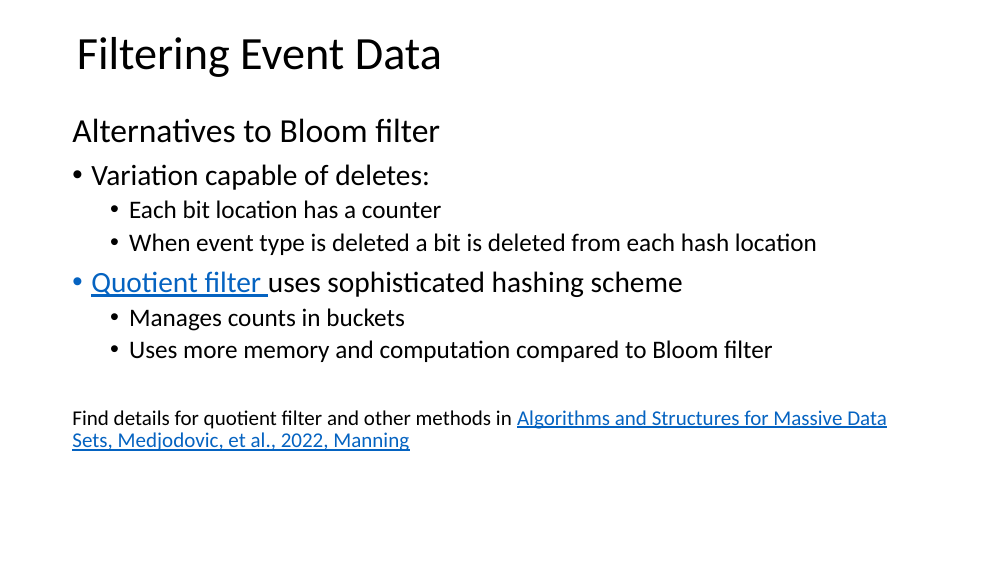
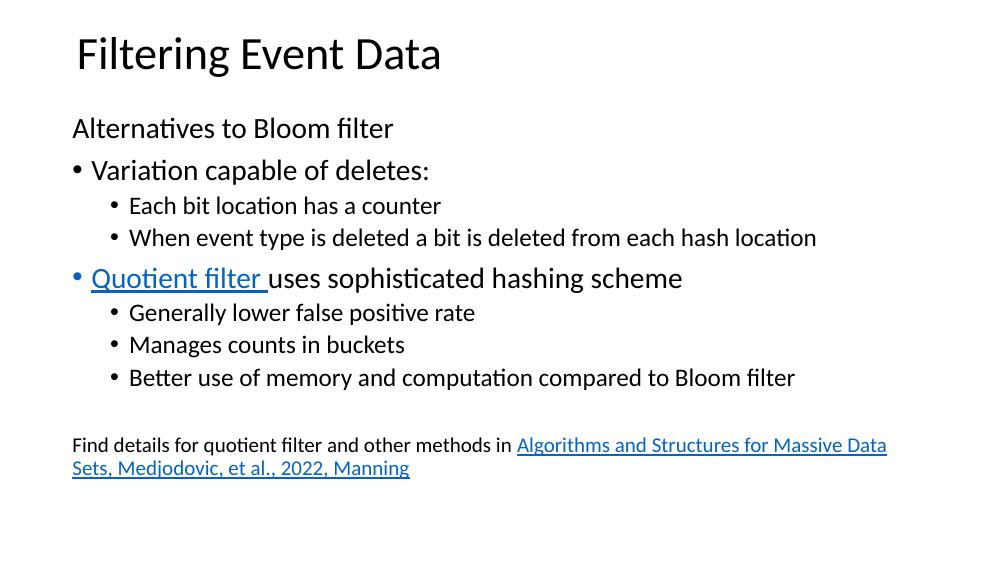
Before and after one commit to StephenElston/CSCI-E-108, a slide deck: slide 36 of slides/3_StreamingAnalytics.pptx. Drawn at 1008x567 pixels with LibreOffice and Linux fonts; fonts in the diff are those of the drawing. Boxes give left, top, right and bottom in pixels: in the first picture for what was removed or moved away, otherwise in the second. Text is boxed around its words. In the diff, an @@ line names an element or a change of style, - is before the commit and + after.

Commit message:
Added slides on quotient filter

```diff
--- a/slides/3_StreamingAnalytics.pptx
+++ b/slides/3_StreamingAnalytics.pptx
@@ text at [72, 117, 394, 139]: size 32 to 28 pt in "Alternatives to Bloom filter" @@
@@ text at [129, 303, 476, 325]: paragraph added @@
+  • Generally lower false positive rate
@@ text at [129, 368, 796, 390]: text changed @@
-  • Uses more memory and computation compared to Bloom filter
+  • Better use of memory and computation compared to Bloom filter
```
Also in this commit, not shown: 2 other slides changed, 6 slides added.
